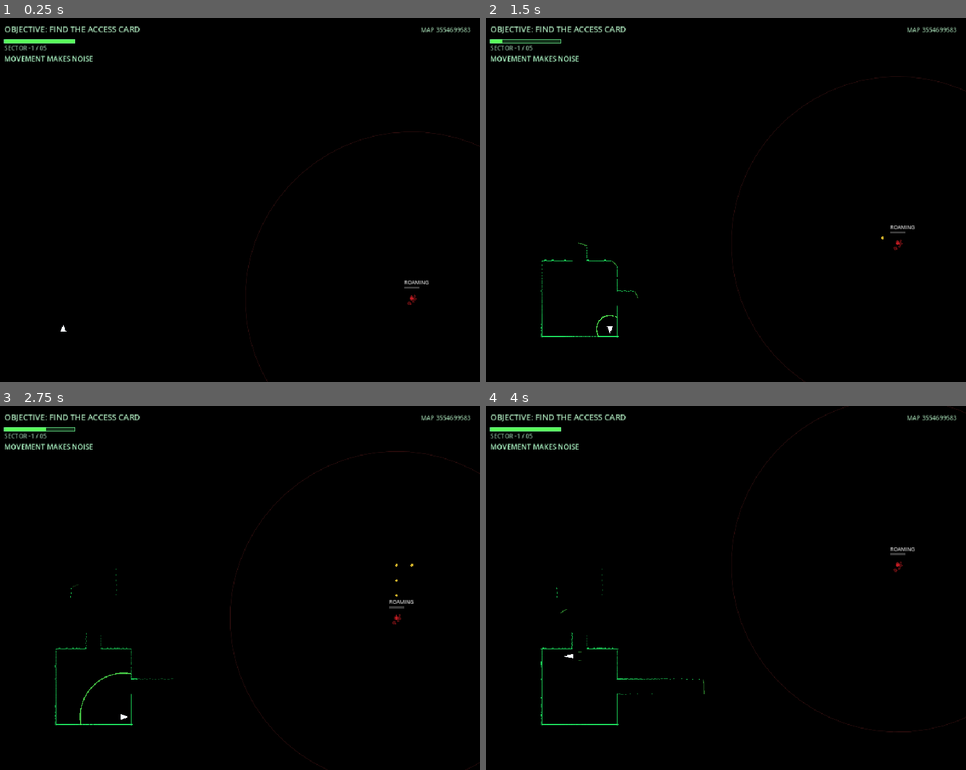
Above: before the commit, frames 1-4 (two rows, left to right).
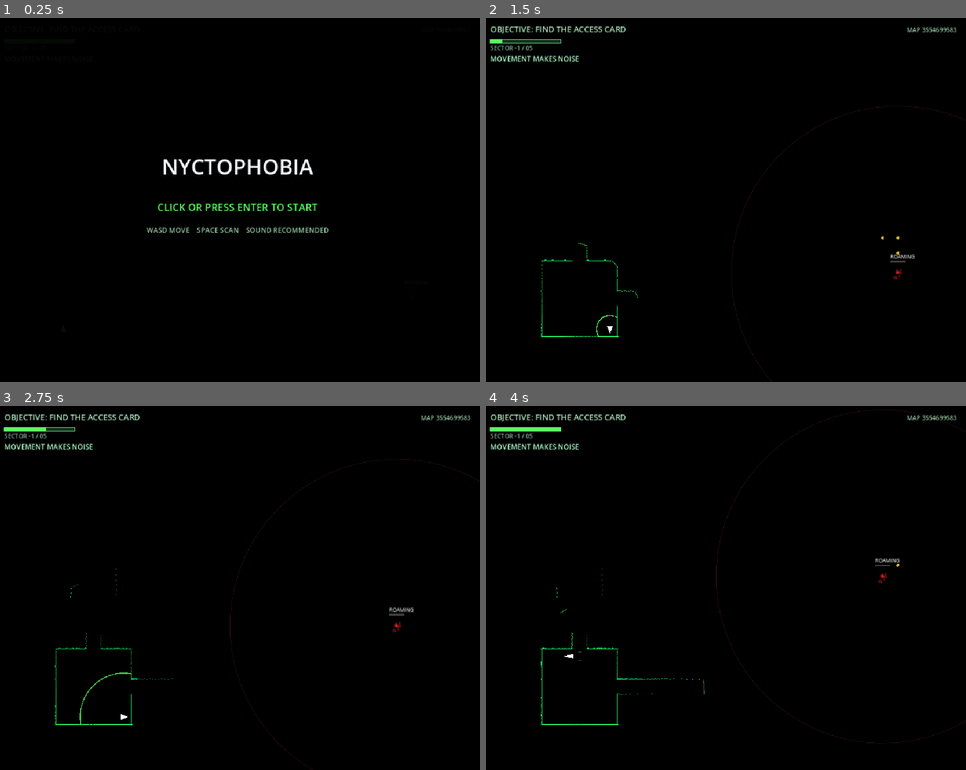
Above: after the commit, the same moments.

Repository: UnderstoodUseYourUsernameHere/Sonar
Game: Godot game, scene res://scenes/main.tscn
Same seed, same stepped clock (60 frames per second), same inputs: the game is played once before the commit and once after it.
Inputs (mouse positions are in pixels of both pictures, inside the frame that each line leads up to):
- Up to frame 1 (0.25 s): no input
- Up to frame 2 (1.5 s): tap Enter at 0.5 s; move the mouse to (831, 181) at 0.52 s; hold Right (move_right) 0.53-1.28 s; tap Space (ping) at 0.6, 1.35 s; click (831, 181) at 0.67 s; move the mouse to (625, 218) at 1.27 s; hold S (move_down) from 1.28 s (still down); click (625, 218) at 1.42 s
- Up to frame 3 (2.75 s): move the mouse to (288, 507) at 2.02 s; release S (move_down) at 2.03 s; hold Right (move_right) from 2.03 s (still down); tap Alt at 2.1 s; click (288, 507) at 2.17 s; tap Space (ping) at 2.3 s
- Up to frame 4 (4 s): move the mouse to (697, 660) at 2.77 s; release Right (move_right) at 2.78 s; hold W (move_up) 2.78-3.53 s; tap Shift at 2.85 s; click (697, 660) at 2.92 s; tap Space (ping) at 3.05, 3.6 s; move the mouse to (870, 642) at 3.52 s; hold Left (move_left) from 3.53 s (still down); click (870, 642) at 3.67 s

The runs differ from the first frame. In frame 1, 2.5% of the frame differs, in the area x 0-100%, y 2-100%; in frame 2, 0.4%; in frame 3, 0.5%; in frame 4, 0.5%.

Commit message:
feat: add start screen before gameplay

Diff:
--- a/scripts/main.gd
+++ b/scripts/main.gd
@@ -245,6 +245,7 @@
 var move_carry: float = 0.0
 
 var game_time: float = 0.0
+var run_started: bool = false
 var game_over: bool = false
 var active_pulses: Array[SonarPulse] = []
 var wall_cells: Array[Vector2i] = []
@@ -1063,8 +1064,35 @@
 
 	monster_search_wait_remaining = MONSTER_SEARCH_WAIT
 
+func _input(event: InputEvent) -> void:
+	if run_started or not map_is_valid:
+		return
+
+	var start_pressed: bool = false
+
+	if event is InputEventMouseButton:
+		start_pressed = (
+			event.button_index == MOUSE_BUTTON_LEFT
+			and event.pressed
+		)
+	elif event is InputEventScreenTouch:
+		start_pressed = event.pressed
+	elif event is InputEventKey:
+		start_pressed = (
+			event.pressed
+		)
+	if not start_pressed:
+		return
+
+	run_started = true
+	ping_audio_player.play()
+	get_viewport().set_input_as_handled()
+
 func _process(delta: float) -> void:
 	if not map_is_valid:
+		return
+
+	if not run_started:
 		return
 
 	if game_over or has_won:
@@ -1658,6 +1686,9 @@
 		_draw_game_over()
 	elif has_won:
 		_draw_victory()
+
+	if not run_started:
+		_draw_start_screen()
 
 func _build_monster_shape() -> void:
 	monster_dot_offsets.clear()
@@ -2136,6 +2167,50 @@
 
 	_draw_ping_cooldown()
 
+func _draw_start_screen() -> void:
+	var screen_size: Vector2 = Vector2(
+		map_width * TILE_SIZE,
+		map_height * TILE_SIZE
+	)
+
+	draw_rect(
+		Rect2(Vector2.ZERO, screen_size),
+		Color(0.0, 0.0, 0.0, 0.96),
+		true
+	)
+
+	var font: Font = ThemeDB.fallback_font
+
+	draw_string(
+		font,
+		Vector2(0.0, screen_size.y * 0.43),
+		"NYCTOPHOBIA",
+		HORIZONTAL_ALIGNMENT_CENTER,
+		screen_size.x,
+		42,
+		PLAYER_COLOR
+	)
+
+	draw_string(
+		font,
+		Vector2(0.0, screen_size.y * 0.53),
+		"CLICK OR PRESS ENTER TO START",
+		HORIZONTAL_ALIGNMENT_CENTER,
+		screen_size.x,
+		20,
+		PING_RING_COLOR
+	)
+
+	draw_string(
+		font,
+		Vector2(0.0, screen_size.y * 0.59),
+		"WASD MOVE    SPACE SCAN    SOUND RECOMMENDED",
+		HORIZONTAL_ALIGNMENT_CENTER,
+		screen_size.x,
+		14,
+		Color(0.75, 1.0, 0.82, 0.8)
+	)
+
 func _draw_ping_cooldown() -> void:
 	var bar_position: Vector2 = Vector2(18.0, 42.0)
 	var bar_size: Vector2 = Vector2(140.0, 8.0)
